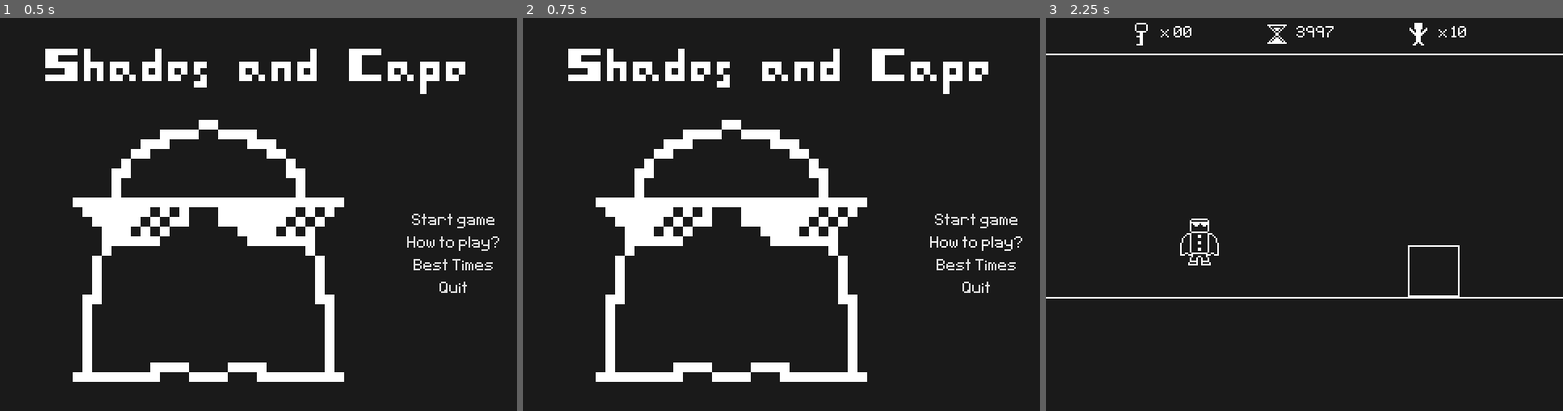
Above: before the commit, frames 1-3 (left to right).
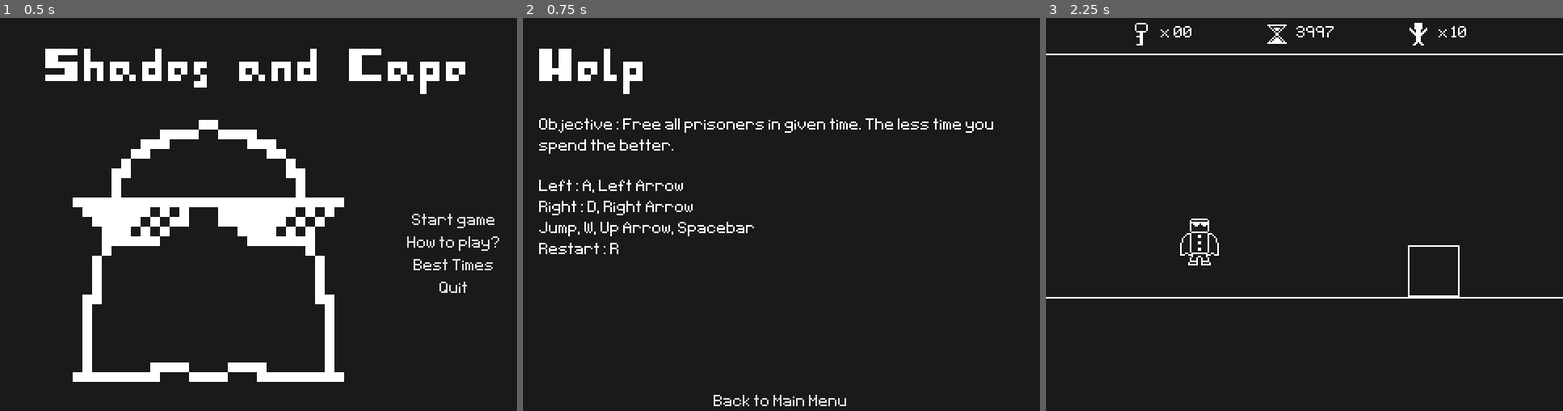
Above: after the commit, the same moments.

Repository: Kiel97/bialjam2019
Game: Godot game, scene res://Menu/MainMenu.tscn
Same seed, same stepped clock (60 frames per second), same inputs: the game is played once before the commit and once after it.
Inputs (mouse positions are in pixels of both pictures, inside the frame that each line leads up to):
- Up to frame 1 (0.5 s): no input
- Up to frame 2 (0.75 s): click "How to play?" at 0.5 s
- Up to frame 3 (2.25 s): click (1304, 403) at 1.25 s, where only the run after the commit has a clickable "Back to Main Menu"; click "Start game" at 2 s

Frame 1 is identical in both runs. In frame 2, 13% of the frame differs, in the area x 3-97%, y 7-99%; in frame 3, nothing differs.

Commit message:
Added Help Screen Scene

Diff:
--- /dev/null
+++ b/Bialjam2019/Menu/HelpScreen.gd
@@ -0,0 +1,4 @@
+extends PanelContainer
+
+func _on_Button_pressed() -> void:
+	get_tree().change_scene("res://Menu/MainMenu.tscn")
--- /dev/null
+++ b/Bialjam2019/Menu/HelpScreen.tscn
@@ -0,0 +1,71 @@
+[gd_scene load_steps=5 format=2]
+
+[ext_resource path="res://HUD/dark_theme.tres" type="StyleBox" id=1]
+[ext_resource path="res://Menu/HelpScreen.gd" type="Script" id=2]
+[ext_resource path="res://Fonts/menu_font.tres" type="DynamicFont" id=3]
+[ext_resource path="res://Fonts/interface_font.tres" type="DynamicFont" id=4]
+
+[node name="HelpScreen" type="PanelContainer"]
+anchor_right = 1.0
+anchor_bottom = 1.0
+custom_styles/panel = ExtResource( 1 )
+script = ExtResource( 2 )
+
+[node name="MarginContainer" type="MarginContainer" parent="."]
+margin_right = 320.0
+margin_bottom = 256.0
+custom_constants/margin_right = 10
+custom_constants/margin_top = 10
+custom_constants/margin_left = 10
+custom_constants/margin_bottom = 10
+
+[node name="VBoxContainer" type="VBoxContainer" parent="MarginContainer"]
+margin_left = 10.0
+margin_top = 10.0
+margin_right = 310.0
+margin_bottom = 246.0
+custom_constants/separation = 15
+
+[node name="HelpLabel" type="Label" parent="MarginContainer/VBoxContainer"]
+margin_right = 300.0
+margin_bottom = 40.0
+custom_fonts/font = ExtResource( 3 )
+text = "Help"
+
+[node name="Objective" type="Label" parent="MarginContainer/VBoxContainer"]
+margin_top = 55.0
+margin_right = 300.0
+margin_bottom = 78.0
+custom_fonts/font = ExtResource( 4 )
+text = "Objective: Free all prisoners in given time. The less time you spend the better."
+autowrap = true
+
+[node name="Label" type="Label" parent="MarginContainer/VBoxContainer"]
+margin_top = 93.0
+margin_right = 300.0
+margin_bottom = 142.0
+custom_fonts/font = ExtResource( 4 )
+text = "Left: A, Left Arrow
+Right: D, Right Arrow
+Jump, W, Up Arrow, Spacebar
+Restart: R"
+
+[node name="Control" type="Control" parent="MarginContainer/VBoxContainer"]
+margin_top = 157.0
+margin_right = 300.0
+margin_bottom = 201.0
+size_flags_horizontal = 3
+size_flags_vertical = 3
+
+[node name="Button" type="Button" parent="MarginContainer/VBoxContainer"]
+margin_top = 216.0
+margin_right = 300.0
+margin_bottom = 236.0
+custom_styles/hover = ExtResource( 1 )
+custom_styles/pressed = ExtResource( 1 )
+custom_styles/focus = ExtResource( 1 )
+custom_styles/disabled = ExtResource( 1 )
+custom_styles/normal = ExtResource( 1 )
+custom_fonts/font = ExtResource( 4 )
+text = "Back to Main Menu"
+[connection signal="pressed" from="MarginContainer/VBoxContainer/Button" to="." method="_on_Button_pressed"]
--- a/Bialjam2019/Menu/MainMenu.gd
+++ b/Bialjam2019/Menu/MainMenu.gd
@@ -5,3 +5,6 @@
 
 func _on_QuitButton_pressed() -> void:
 	get_tree().quit()
+
+func _on_HowButton_pressed() -> void:
+	get_tree().change_scene("res://Menu/HelpScreen.tscn")
--- a/Bialjam2019/Menu/MainMenu.tscn
+++ b/Bialjam2019/Menu/MainMenu.tscn
@@ -7,7 +7,6 @@
 [ext_resource path="res://Fonts/interface_font.tres" type="DynamicFont" id=5]
 
 [node name="MainMenu" type="PanelContainer"]
-editor/display_folded = true
 anchor_right = 1.0
 anchor_bottom = 1.0
 custom_styles/panel = ExtResource( 1 )
@@ -104,4 +103,5 @@
 custom_fonts/font = ExtResource( 5 )
 text = "Quit"
 [connection signal="pressed" from="MarginContainer/VBoxContainer/HBoxContainer/VBoxContainer/StartButton" to="." method="_on_StartButton_pressed"]
+[connection signal="pressed" from="MarginContainer/VBoxContainer/HBoxContainer/VBoxContainer/HowButton" to="." method="_on_HowButton_pressed"]
 [connection signal="pressed" from="MarginContainer/VBoxContainer/HBoxContainer/VBoxContainer/QuitButton" to="." method="_on_QuitButton_pressed"]
